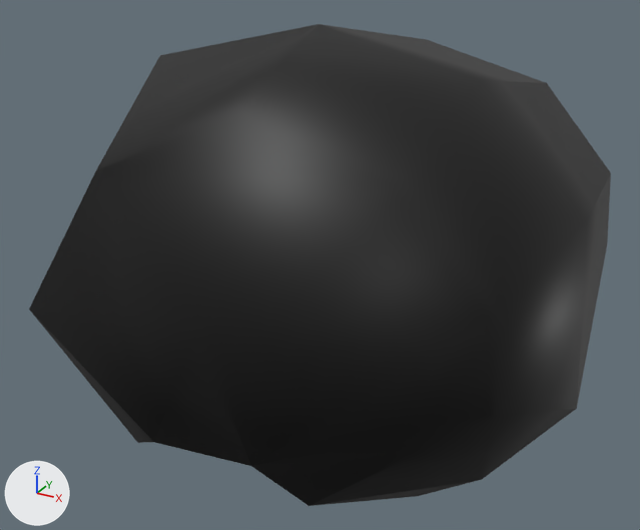
Before and after pictures for a commit that changed the Blender file assets/models/brain.blend.
One viewpoint serves both versions: a camera (50 mm lens) standing at (0.241, -0.397, 0.288) and looking at (0.024, -0.004, 0.091). The lights are fixed; the arrows at lower left show +X, +Y and +Z.

Script lines for the objects in view, before the commit:
```python
mat_items = principled_material('items')
mat_items.texture = img_items_01_png
me_brain = bpy.data.meshes.new('brain')
me_brain.from_pydata(...)  # 39 vertices, 40 faces; spans x -0.143..0.17, y -0.13..0.13, z 0.0..0.22
me_brain.polygons.foreach_set('use_smooth', [True] * 40)
me_brain.materials.append(mat_items)  # picture img_items_01_png
ob_brain = bpy.data.objects.new('brain', me_brain)
ob_brain.location = (0.0, 0.0, 0.0)
```
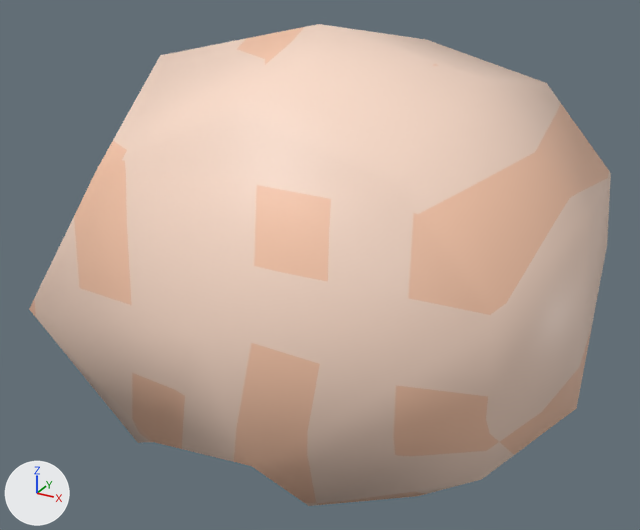
Location of each change, [x1, y1, x2, y2] in pixels of the pictures (640 x 530 px):
'brain', surface changed (black to beige): [29, 24, 611, 506] in both

The change in detail:
Picture 'items_02.png' (img_items_02_png) is new.
Material 'items' (mat_items) changes its picture from img_items_01_png to img_items_02_png.
